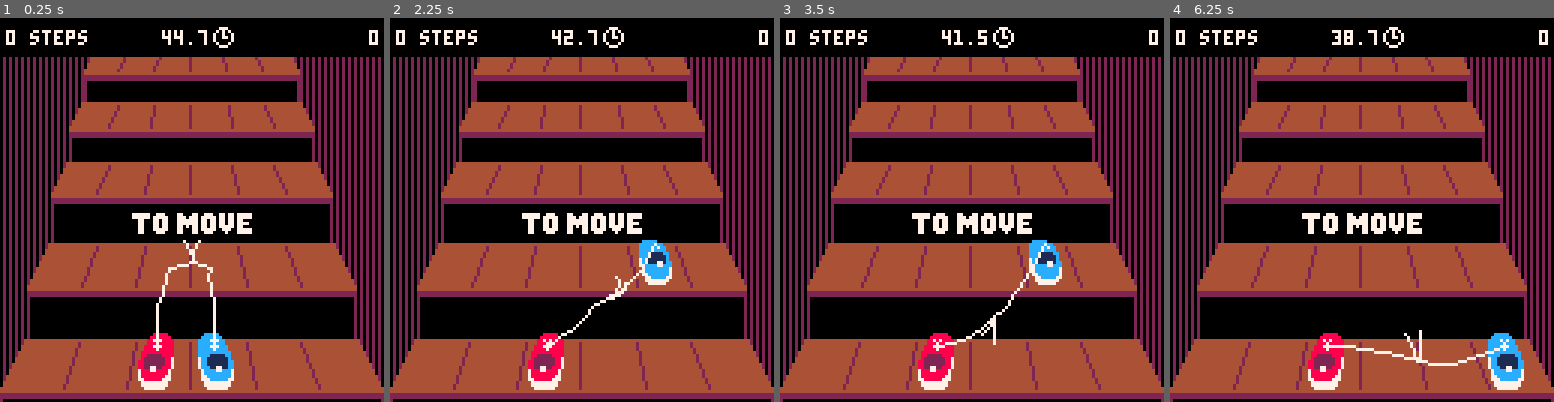
Above: before the commit, frames 1-4 (left to right).
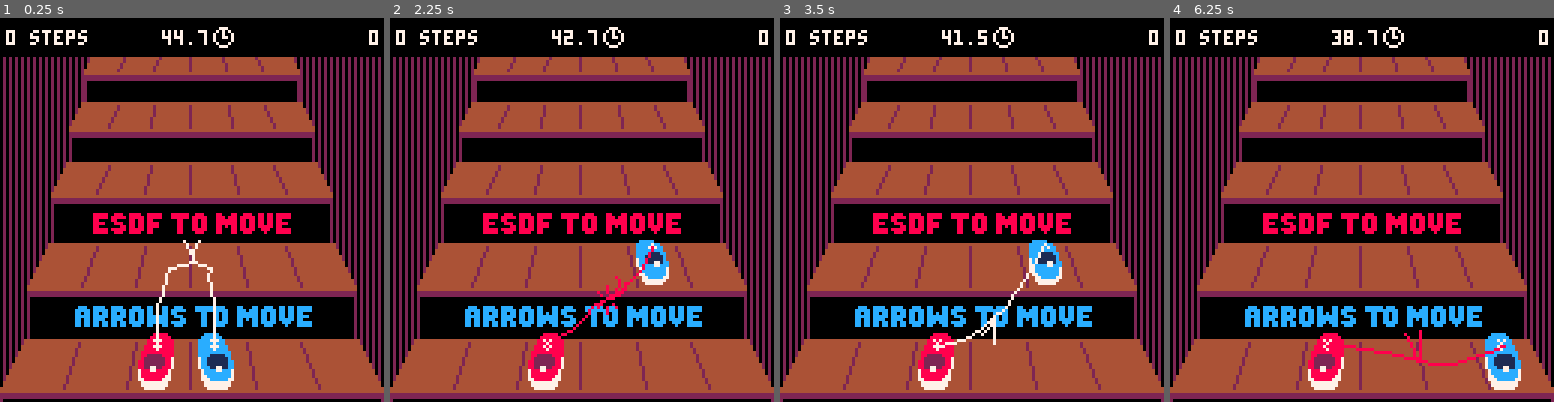
Above: after the commit, the same moments.

Repository: aylanonsense/stairs
Game: PICO-8 cartridge cart.p8
The game is run twice, just before and just after one commit, with the same random seed, the same clock (stepped at 60 frames per second) and the same inputs.
Inputs:
- Up to frame 1 (0.25 s): no input
- Up to frame 2 (2.25 s): tap X (X key) at 0.33, 1.07, 1.85 s; tap O (Z key) at 0.7, 1.7, 2.1 s; hold Right 1.6-2.1 s; hold Up from 2.15 s (still down)
- Up to frame 3 (3.5 s): release Up at 2.42 s; hold Right 2.47-3.03 s; tap O (Z key) at 2.5, 2.9, 3.3 s; tap X (X key) at 2.97 s; hold Left from 3.08 s (still down)
- Up to frame 4 (6.25 s): release Left at 3.58 s; hold Down 3.63-3.97 s; tap O (Z key) every 0.4 s from 3.7 to 6.1 s; hold Right 4.02-4.68 s; tap X (X key) at 4.08, 5.2 s; hold Up 4.73-5.03 s; hold Left 5.08-5.68 s; hold Down 5.73-6.03 s; hold Right from 6.08 s (still down)

The runs differ from the first frame. In frame 1, 4.1% of the frame differs, in the area x 19-82%, y 50-81%; in frame 2, 4.9%; in frame 3, 4.2%; in frame 4, 5.1%, in the area x 19-93%, y 50-97%.

Commit message:
Move warnings and gem tangles

Diff:
--- a/cart.p8
+++ b/cart.p8
@@ -14,7 +14,7 @@
 -- useful no-op function
 function noop() end
 
-local last_step = 3
+local last_step = 33 - 2
 local is_ending_game = false
 local game_end_countdown = 0
 local stair_color = 4
@@ -23,15 +23,31 @@
 -- constants
 local controllers = { 1, 0 }
 local level = {
-  [3] = { { "text", "to move" } },
-  -- [4] = { { "text", "use arrow keys" } },
-  -- [6] = { { "gem", 4, 1 } },
-  -- [8] = { { "text", "collect gems" } },
-  -- [9] = { { "gem", 2, 3 } },
+  [2] = { { "text", "arrows to move", 12 } },
+  [3] = { { "text", "esdf to move", 8 } },
+  [6] = { { "text", "collect gems" }, { "gem", 4, 3 } },
+  [7] = { { "gem", 2, 4 } },
+  [9] = { { "gem", 6, 2 } },
+  [11] = { { "gem", 2, 3 } },
   -- [11] = { { "gem", 5, 4 } },
-  -- [12] = { { "text", "get to the top" } },
+  [13] = { { "text", "keep going", 14 } },
+  [17] = { { "text", "thang", 12 } },
+  [18] = { { "text", "love", 11 } },
+  [19] = { { "text", "the", 9 } },
+  [20] = { { "text", "do", 10 } },
   -- [13] = { { "gem", false, 2 } },
-  [5] = { { "door" }, { "text", "will you marry me?", 7, true } }
+  [22] = { { "gem", 2, 1 }, { "gem", 5, 2 } },
+  [23] = { { "gem", 2, 1 }, { "gem", 5, 2 } },
+  [24] = { { "gem", 2, 1 }, { "gem", 5, 2 } },
+  [25] = { { "gem", 3, 1 }, { "gem", 4, 2 } },
+  [26] = { { "gem", 4, 1 }, { "gem", 3, 2 } },
+  [27] = { { "gem", 5, 1 }, { "gem", 2, 2 } },
+  [28] = { { "gem", 5, 1 }, { "gem", 2, 2 } },
+  [29] = { { "gem", 4, 1 }, { "gem", 3, 2 } },
+  [30] = { { "gem", 3, 1 }, { "gem", 4, 2 } },
+  [31] = { { "gem", 2, 1 }, { "gem", 5, 2 } },
+  [32] = { { "gem", 3, 1 }, { "gem", 4, 2 } },
+  [33] = { { "door" }, { "text", "will you marry me?", 7, true } }
 }
 
 -- character lookup
@@ -65,9 +81,9 @@
     state_frames = 0,
     offset_x = 0,
     offset_y = 0,
-    init = function(self)
-    end,
+    warning_frames = 0,
     update = function(self)
+      self.warning_frames = max(0, self.warning_frames - 1)
       self.state_frames = self.state_frames + 1
       local other_shoe = shoes[3 - self.player_num]
       -- press keys to step up stairs
@@ -90,6 +106,9 @@
         -- actually initiate the move
         if self:is_valid_move(stair, segment) then
           self:step(stair, segment)
+        elseif stair and segment and stair > self.stair then
+          self.string:show_warning()
+          self.warning_frames = 8
         end
       end
       -- animate stepping up stairs
@@ -129,7 +148,7 @@
       else
         sprite = 2
       end
-      sspr(12 * (sprite - 1), 0, 12, 19, x, y, 12, 19, x > 64)
+      sspr(12 * (sprite - 1), 0, 12, 19, x + ((self.warning_frames > 0) and (2 * (self.warning_frames % 2) - 1) or 0), y, 12, 19, x > 64)
       self.visual_x = x
       self.visual_y = y
     end,
@@ -153,6 +172,7 @@
   },
   shoe_string = {
     render_layer = 6,
+    warning_frames = 0,
     init = function(self)
       self.points = {}
       local prev_point
@@ -165,13 +185,13 @@
         prev_point = point
       end
       self.shoe_points = { self.points[1], self.points[#self.points] }
-      local mid_point = self.points[6]
+      self.mid_point = self.points[6]
       for bias = -1, 1, 2 do
-        prev_point = mid_point
+        prev_point = self.mid_point
         for i = 1, 3 do
           local point = self:add_point(bias)
           if prev_point then
-            if prev_point != mid_point then
+            if prev_point != self.mid_point then
               add(prev_point.connections, point)
             end
             add(point.connections, prev_point)
@@ -210,12 +230,17 @@
           self.shoe_points[p].vy = 0
         end
       end
+      self.warning_frames = max(0, self.warning_frames - 1)
     end,
     draw = function(self)
       for point in all(self.points) do
         for other_point in all (point.connections) do
-          line(point.x, point.y, other_point.x, other_point.y, 7)
-        end
+          line(point.x, point.y, other_point.x, other_point.y, self.warning_frames > 17 and 8 or 7)
+        end
+      end
+      local x, y = self.mid_point.x, self.mid_point.y
+      if self.warning_frames % 6 >= 3 then
+        sspr(121, 58, 7, 10, x - 3, y - 4)
       end
     end,
     add_point = function(self, bias)
@@ -239,6 +264,9 @@
         point.vx += 0.95 * (dist - 2) * dx / dist
         point.vy += 0.95 * (dist - 2) * dy / dist
       end
+    end,
+    show_warning = function(self)
+      self.warning_frames = 25
     end
   },
   gem = {
@@ -343,19 +371,21 @@
   timer_seconds = 45
   timer_frames = 0
   entities = {}
+  local string = spawn_entity("shoe_string", {})
   shoes = {
     spawn_entity("shoe", {
       player_num = 1,
       stair = 1,
-      segment = 3
+      segment = 3,
+      string = string
     }),
     spawn_entity("shoe", {
       player_num = 2,
       stair = 1,
-      segment = 4
+      segment = 4,
+      string = string
     })
   }
-  spawn_entity("shoe_string", {})
   for i = 1, 5 do
     load_level_step(i)
   end
@@ -748,7 +778,7 @@
           end
         end
         local gap = spr_width
-        if size <= 3 then
+        if true then -- size <= 3 then
           spr_y -= 9
           if n ~= 9 and n~= 13 and n ~= 14 and n ~= 23 and (size ~= 3 or (n ~= 20 and n ~= 25)) then
             gap -= 1
@@ -825,16 +855,16 @@
 07770077770007770077770007770077777777077077077077000777707707700777777700777700000000000000000000000000000000000000000000000000
 77777077777077777077777077777077777777077077077077000777707707700777777700777700000000000000000000000000000000000000000000000000
 77077077077077077077077077000000770077077077077077070777777707700770077700007700000000000000000000000000000000000000000000000000
-77077077777077077077777007770000770077077077077077777770777007777770777000077700000000000000000000000000000000000000000000000000
-77077077770077070077770000077000770077077077777077777777777700777707770000077000000000000000000000000000000000000000000000000000
-77777077000077777077077077777000770077777007770077707777707700077007777700000000000000000000000000000000000000000000000000000000
-07770077000007777077077007770000770007770000700077000777707700077007777700077000000000000000000000000000000000000000000000000000
+77077077777077077077777007770000770077077077077077777770777007777770777000077700000000000000000000000000000000000000000000008000
+77077077770077070077770000077000770077077077777077777777777700777707770000077000000000000000000000000000000000000000000000008000
+77777077000077777077077077777000770077777007770077707777707700077007777700000000000000000000000000000000000000000000000008008008
+07770077000007777077077007770000770007770000700077000777707700077007777700077000000000000000000000000000000000000000000000800080
 00000000000000000000000000000000000000000000000000000000000000000000000000000000000000000000000000000000000000000000000000000000
 07777077777007777077777007777077777777007777007777000777700777700777777770777700000000000000000000000000000000000000000000000000
-77777777777777777777777777777777777777007777007777000777700777700777777777777770000000000000000000000000000000000000000000000000
-77007777007777007777007777000000770077007777007777000777707777700770007777700770000000000000000000000000000000000000000000000000
-77007777007777007777007777777000770077007777007777000770777707777770077700007770000000000000000000000000000000000000000000000000
-77007777777777007777777007777700770077007777007777070770777700777700777000077700000000000000000000000000000000000000000000000000
+77777777777777777777777777777777777777007777007777000777700777700777777777777770000000000000000000000000000000000000000000800080
+77007777007777007777007777000000770077007777007777000777707777700770007777700770000000000000000000000000000000000000000008008008
+77007777007777007777007777777000770077007777007777000770777707777770077700007770000000000000000000000000000000000000000000008000
+77007777777777007777777007777700770077007777007777070770777700777700777000077700000000000000000000000000000000000000000000008000
 77007777777077007777777700007700770077007777007777777777777770077007770000077000000000000000000000000000000000000000000000000000
 77007777000077077077077777007700770077007707777077777777770770077007700000000000000000000000000000000000000000000000000000000000
 77777777000077777777007777777700770077777707777077707777700770077007777770077000000000000000000000070000000000000000000000000000
